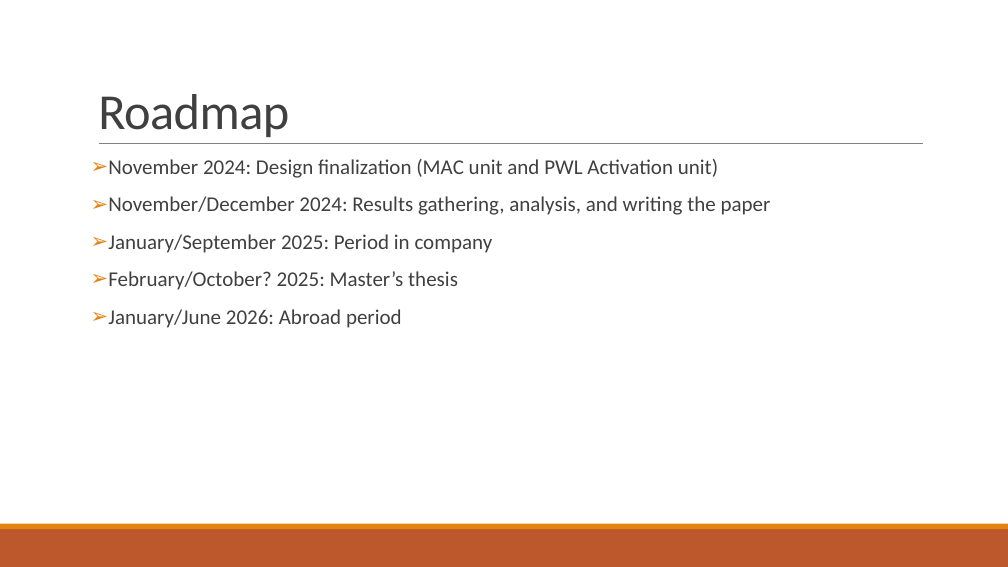
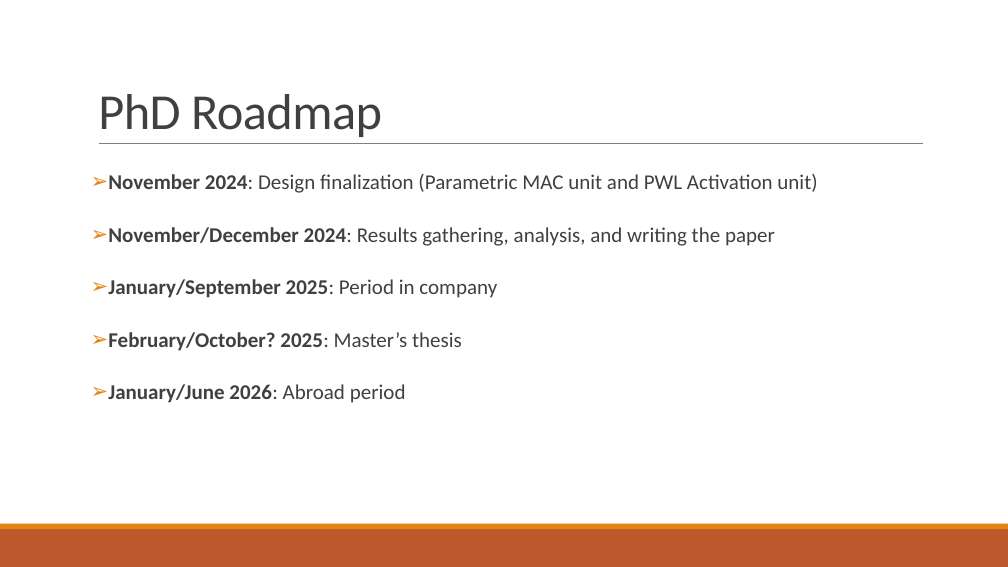
Before and after one commit to AlessandroVaraldi/LSTM_ACCELERATOR, a slide deck: slide 10 of slides/slides.pptx. Drawn at 1008x567 pixels with LibreOffice and Linux fonts; fonts in the diff are those of the drawing. Boxes give left, top, right and bottom in pixels: in the first picture for what was removed or moved away, otherwise in the second. Text is boxed around its words. In the diff, an @@ line names an element or a change of style, - is before the commit and + after.

```diff
--- a/slides/slides.pptx
+++ b/slides/slides.pptx
@@ title at bbox=[98, 94, 382, 137]: text changed @@
-Roadmap
+PhD Roadmap
@@ text at bbox=[108, 174, 817, 193]: text changed @@
-➢ November 2024: Design finalization (MAC unit and PWL Activation unit)
+➢ November 2024: Design finalization (Parametric MAC unit and PWL Activation unit)
@@ text at bbox=[108, 227, 775, 403]: bold on in "November/December 2024:", "January/September 2025:", "February/October? 2025:", "January/June 2026:"; line spacing 0.9 to 1.5 @@
```
Also in this commit, not shown: 5 other slides changed, 1 slide added, 1 slide removed, 1 other file.
